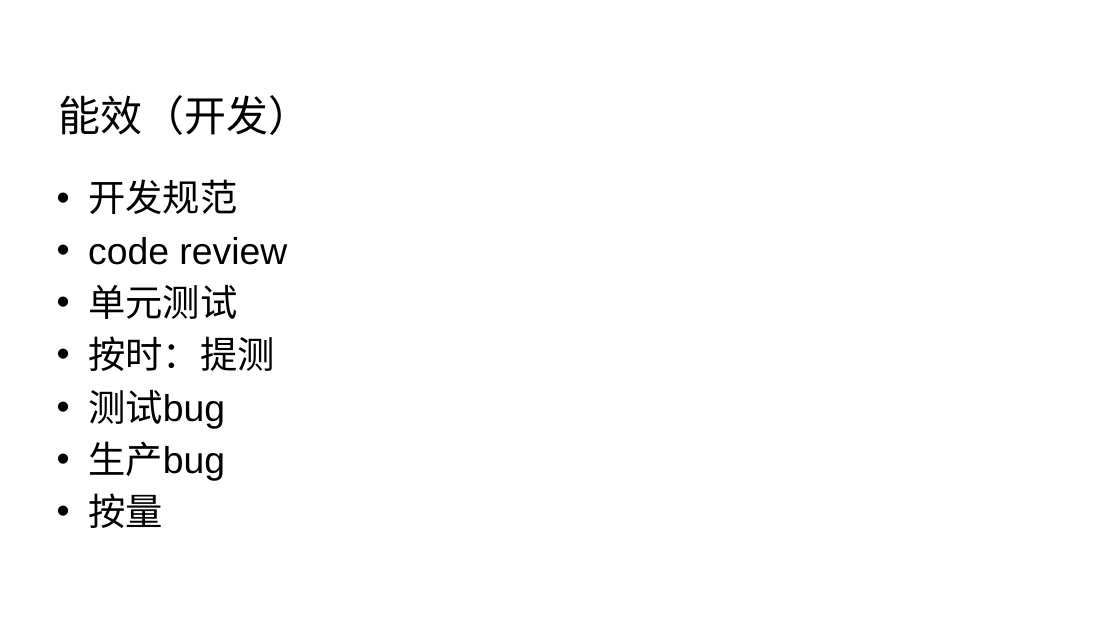
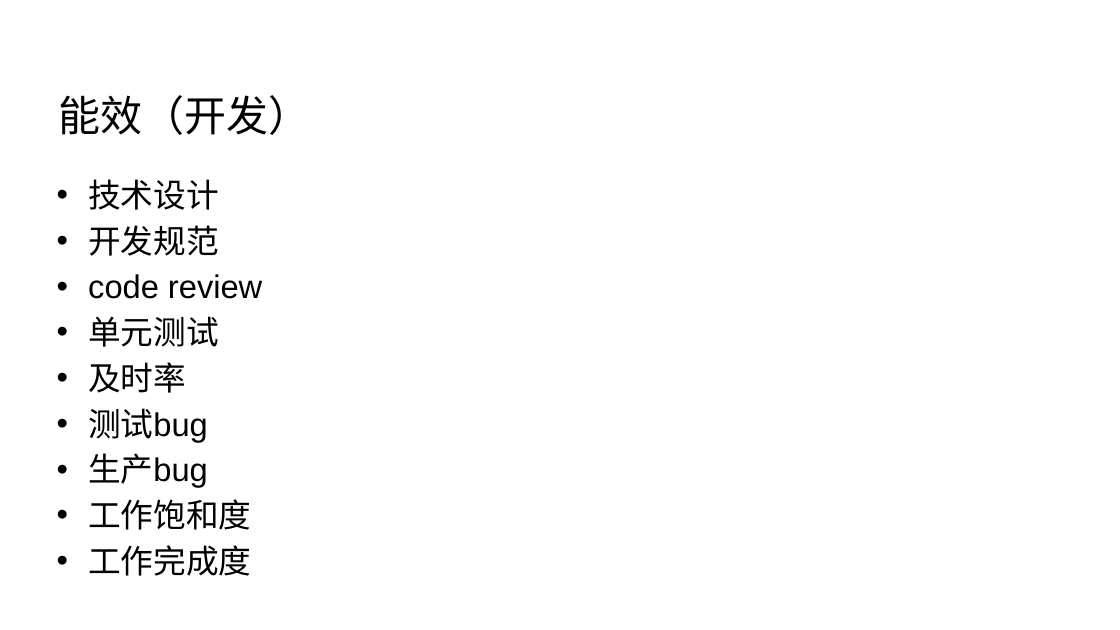
Before and after one commit to Wang-Ray/Wang-Ray.github.io, a slide deck: slide 19 of assets/attachment/关于软件架构 - v2.pptx. Drawn at 1120x630 pixels with LibreOffice and Linux fonts; fonts in the diff are those of the drawing; background and template pictures are left out. Boxes give left, top, right and bottom in pixels: in the first picture for what was removed or moved away, otherwise in the second. Text is boxed around its words. In the diff, an @@ line names an element or a change of style, - is before the commit and + after.

Commit message:
update

```diff
--- a/assets/attachment/关于软件架构 - v2.pptx
+++ b/assets/attachment/关于软件架构 - v2.pptx
@@ text at (88, 179, 219, 210): paragraph added @@
+• 技术设计
@@ text at (88, 225, 262, 488): size 32 to 28 pt in "开发规范", "code review", "单元测试", "测试bug" and 1 more places @@
@@ text at (88, 362, 186, 393): text changed; size 32 to 28 pt @@
-• 按时：提测
+• 及时率
@@ text at (88, 499, 251, 576): text changed; size 32 to 28 pt @@
-• 按量
+• 工作饱和度
+• 工作完成度
```
Also in this commit, not shown: 3 other slides changed.
